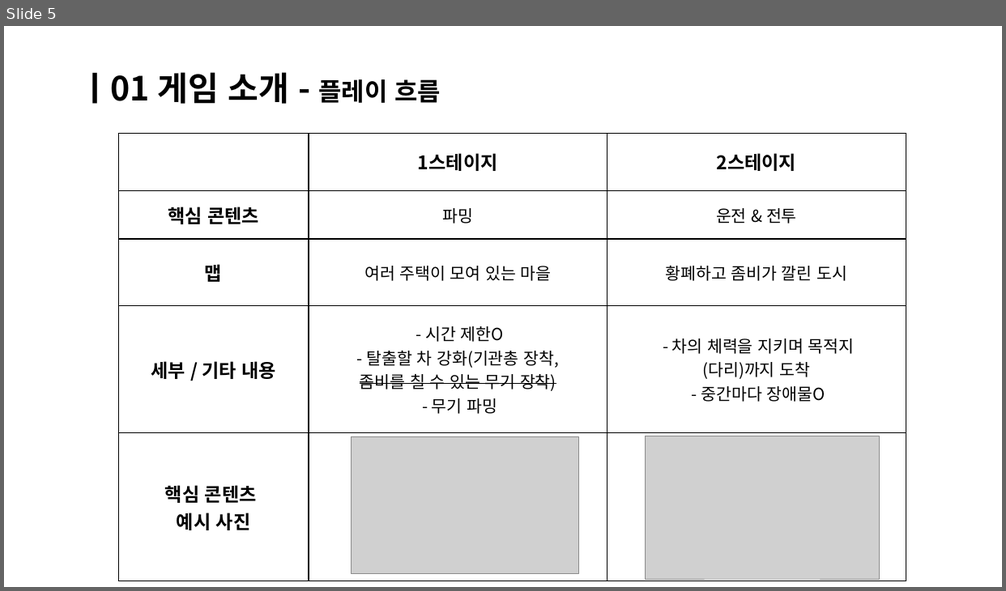
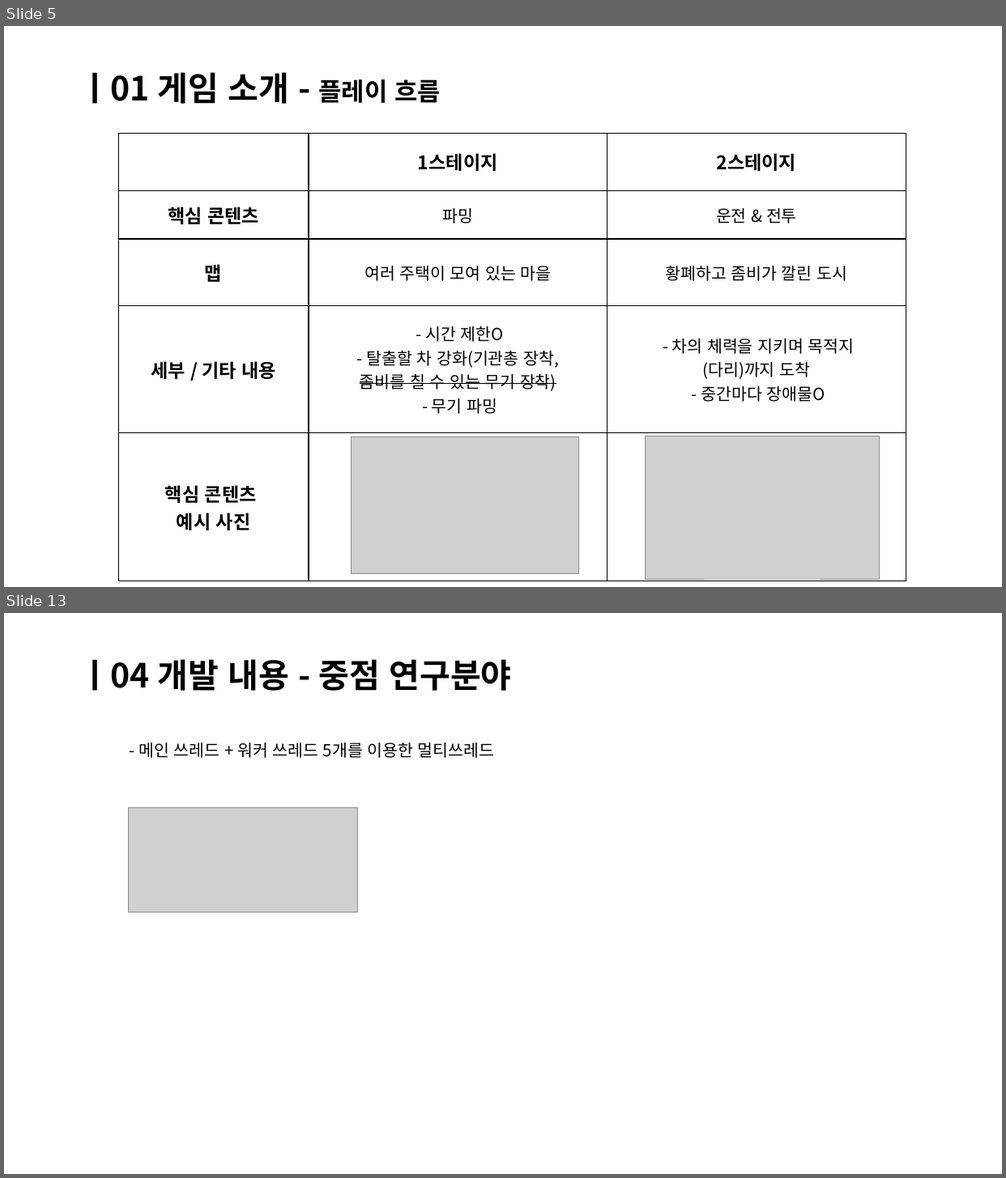
Before and after one commit to Bae-JuHwan/Meeting_Minutes, a slide deck: 제출용/감염_죽음의 도시_중간발표.pptx. Shown one above the other, each under a label of ours: slide 5 before the commit, slides 5 and 13 after it; the slides between them are not shown. The pictures are 1006x591 and 1006x1178 pixels, drawn with LibreOffice and Linux fonts; fonts in the diff are those of the drawing; grey boxes stand for pictures. Boxes give left, top, right and bottom in pixels: in the first picture for what was removed or moved away, otherwise in the second. Text is boxed around its words. In the diff, an @@ line names an element or a change of style, - is before the commit and + after.

Commit message:
서버 내용 추가

```diff
--- a/제출용/감염_죽음의 도시_중간발표.pptx
+++ b/제출용/감염_죽음의 도시_중간발표.pptx
@@ slide 13 added at [4,613,1002,1174], background #FFFFFF @@
@@ text added at [80,659,512,691], 32 pt, text #000000, bold @@
+ㅣ04 개발 내용 - 중점 연구분야
@@ title added at [139,743,494,758], 16 pt, text #000000 @@
+- 메인 쓰레드 + 워커 쓰레드 5개를 이용한 멀티쓰레드
@@ picture added at [128,807,357,913] @@
```
Also in this commit, not shown: 3 slides changed, 8 other slides added, 4 slides removed, 2 other files.
